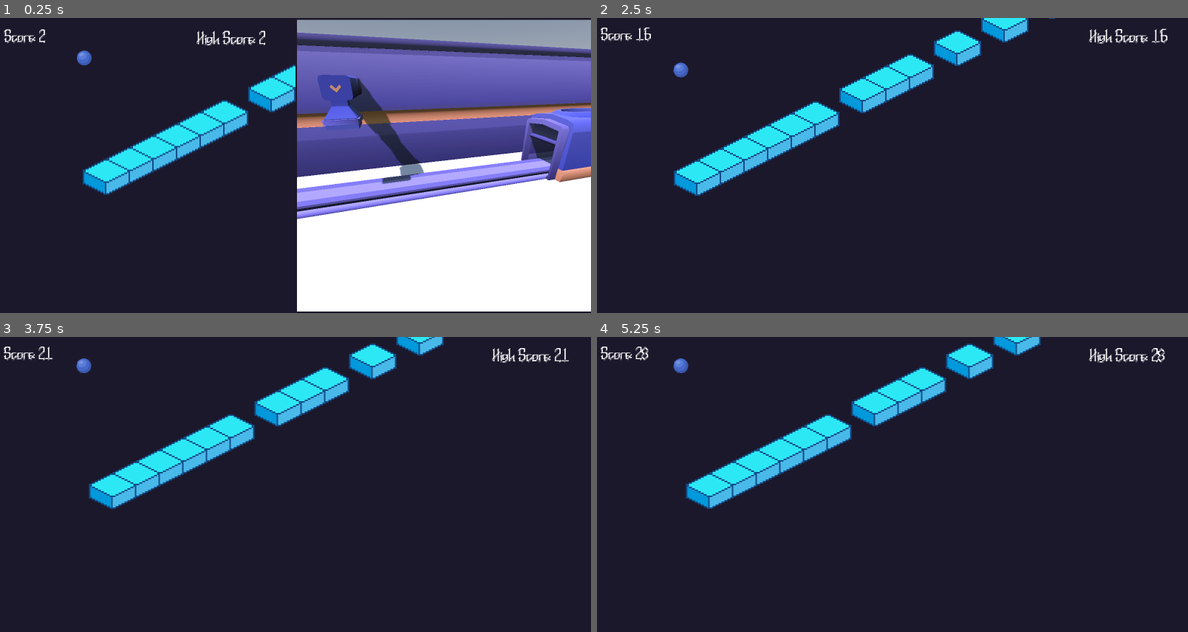
Above: before the commit, frames 1-4 (two rows, left to right).
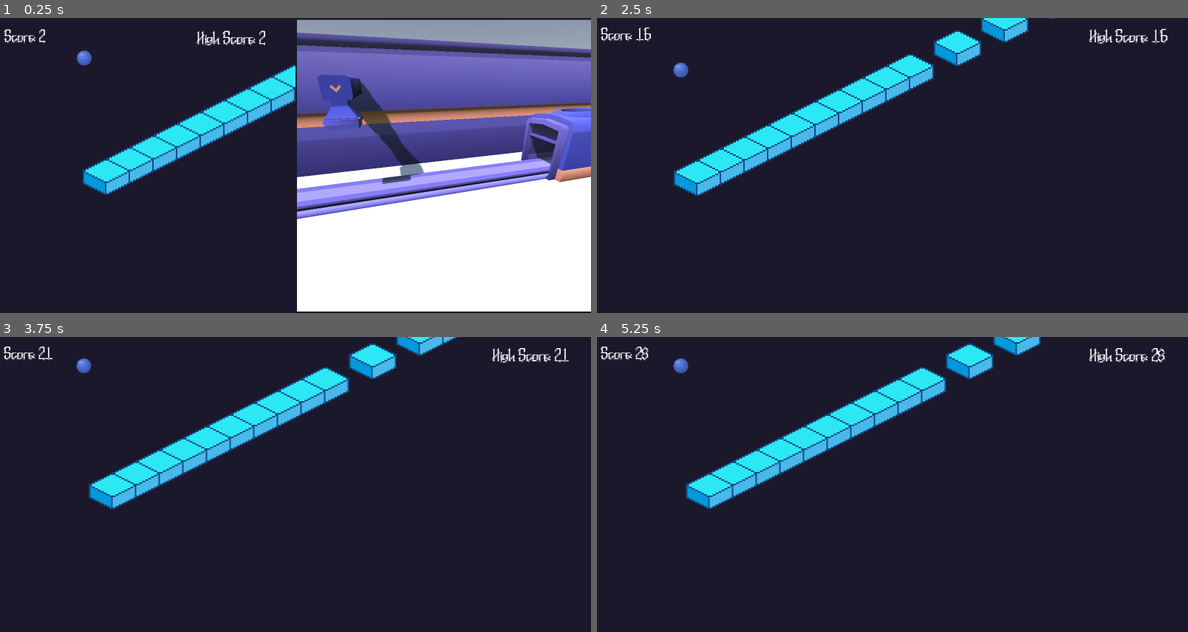
Above: after the commit, the same moments.

Repository: ofknee/tap-tap-tap
Game: Godot game, scene res://scenes/root.tscn
Two runs of this game, one before a commit and one after it. Both use one fixed random seed, a clock stepped at 60 frames per second and the inputs below.
Inputs:
- Up to frame 1 (0.25 s): no input
- Up to frame 2 (2.5 s): tap Enter (ui_accept) at 0.5, 0.77, 1.52, 2 s; hold Right (RIGHT) 0.53-1.28 s; tap Shift (SWITCH) at 0.6, 1.35, 2.1 s; hold A (LEFT) 1.28-2.03 s; hold Right (RIGHT) from 2.03 s (still down)
- Up to frame 3 (3.75 s): tap Shift (SWITCH) at 2.85, 3.6 s; tap Enter (ui_accept) at 3.02, 3.5 s; release Right (RIGHT) at 3.53 s; hold A (LEFT) from 3.53 s (still down)
- Up to frame 4 (5.25 s): keep holding A (LEFT); tap Enter (ui_accept) at 3.77, 4.52, 5 s; tap Shift (SWITCH) at 4.35, 5.1 s

The runs differ from the first frame. In frame 1, 0.5% of the frame differs, in the area x 38-46%, y 23-36%; in frame 2, 0.5%; in frame 3, 0.5%, in the area x 39-78%, y 0-35%; in frame 4, 0.5%.

Commit message:
tweak yellow button & generation

Diff:
--- a/project.godot
+++ b/project.godot
@@ -27,6 +27,10 @@
 window/size/mode=1
 window/stretch/mode="viewport"
 window/stretch/aspect="expand"
+
+[editor_plugins]
+
+enabled=PackedStringArray("res://addons/godot_super-wakatime/plugin.cfg")
 
 [file_customization]
 
--- a/scenes/factory/factory.tscn
+++ b/scenes/factory/factory.tscn
@@ -111,7 +111,7 @@
 yellow_button = ExtResource("8_vv6eg")
 
 [node name="Spawnpoint" type="Marker3D" parent="Structure/ConveyerSpawner" unique_id=1631144658]
-transform = Transform3D(0.9999984, 0, 0, 0, 1, 0, 0, 0, 0.9999998, 1.449, 0.14, 0.006)
+transform = Transform3D(0.99999833, 0, 0, 0, 1, 0, 0, 0, 0.9999998, -0.06850982, 0.13999999, 0.0059999824)
 
 [node name="Floor" type="StaticBody3D" parent="Structure" unique_id=1081535746]
 
--- a/scenes/factory/spawnables/yellow_button.gd
+++ b/scenes/factory/spawnables/yellow_button.gd
@@ -1,7 +1,7 @@
 extends RigidBody3D
 
-var speed = Global.speed/70
-@onready var top : CollisionShape3D = $CollisionShape3D2
+var speed = Global.speed/90
+@onready var top : CollisionShape3D = $Top
 
 # Called when the node enters the scene tree for the first time.
 func _ready() -> void:
--- a/scenes/factory/spawnables/yellow_button.tscn
+++ b/scenes/factory/spawnables/yellow_button.tscn
@@ -5,6 +5,9 @@
 
 [sub_resource type="ConvexPolygonShape3D" id="ConvexPolygonShape3D_h7vt5"]
 points = PackedVector3Array(0.14118272, 0.15278967, 0.15879832, -0.184122, 0.09682539, -0.20317459, -0.20317459, 0.0968 …(1057 unchanged characters)…
+
+[sub_resource type="ConvexPolygonShape3D" id="ConvexPolygonShape3D_jxtu7"]
+points = PackedVector3Array(0.23015252, 0.10712655, 0.23015252, -0.19163668, 6.938894e-18, -0.23587476, -0.23587476, 0, -0.19163668, -0.20633678, 0.10712655, -0.25396827, -0.25396827, 0.10712655, 0.20633678, 0.19163668, 0, 0.23587476, 0.24828257, 0.05932949, -0.20171742, -0.19163668, -6.938894e-18, 0.23587476, 0.19163668, 0, -0.23587476, 0.20633678, 0.10712655, -0.25396827, -0.20633678, 0.10712655, 0.25396827, 0.23587476, 0, 0.19163668, -0.25396827, 0.10712655, -0.20633678, -0.23587476, -6.938894e-18, 0.19163668, 0.25396827, 0.10713743, 0.20628707, 0.20633678, 0.10712655, 0.25396827, 0.23587476, -6.938894e-18, -0.19163668, 0.25396827, 0.10713743, -0.20628707, 0.24828257, 0.051590025, 0.20171742)
 
 [sub_resource type="StandardMaterial3D" id="StandardMaterial3D_qk6yq"]
 resource_name = "colormap"
@@ -80,9 +83,6 @@
 blend_shape_mode = 0
 shadow_mesh = SubResource("ArrayMesh_x0l53")
 
-[sub_resource type="ConvexPolygonShape3D" id="ConvexPolygonShape3D_jxtu7"]
-points = PackedVector3Array(0.23015252, 0.10712655, 0.23015252, -0.19163668, 6.938894e-18, -0.23587476, -0.23587476, 0, -0.19163668, -0.20633678, 0.10712655, -0.25396827, -0.25396827, 0.10712655, 0.20633678, 0.19163668, 0, 0.23587476, 0.24828257, 0.05932949, -0.20171742, -0.19163668, -6.938894e-18, 0.23587476, 0.19163668, 0, -0.23587476, 0.20633678, 0.10712655, -0.25396827, -0.20633678, 0.10712655, 0.25396827, 0.23587476, 0, 0.19163668, -0.25396827, 0.10712655, -0.20633678, -0.23587476, -6.938894e-18, 0.19163668, 0.25396827, 0.10713743, 0.20628707, 0.20633678, 0.10712655, 0.25396827, 0.23587476, -6.938894e-18, -0.19163668, 0.25396827, 0.10713743, -0.20628707, 0.24828257, 0.051590025, 0.20171742)
-
 [sub_resource type="Animation" id="Animation_qq4k8"]
 resource_name = "toggle"
 length = 0.5
@@ -151,19 +151,22 @@
 max_contacts_reported = 1
 script = ExtResource("2_h7vt5")
 
-[node name="CollisionShape3D2" type="CollisionShape3D" parent="." unique_id=921904072]
+[node name="Top" type="CollisionShape3D" parent="." unique_id=921904072]
+transform = Transform3D(0.8, 0, 0, 0, 0.8, 0, 0, 0, 0.8, 0, 0, 0)
 shape = SubResource("ConvexPolygonShape3D_h7vt5")
 debug_color = Color(0.7172452, 0.45532227, 0.4358421, 0.41960785)
 
+[node name="Base" type="CollisionShape3D" parent="." unique_id=410328254]
+transform = Transform3D(0.8, 0, 0, 0, 0.8, 0, 0, 0, 0.8, 0, 0, 0)
+shape = SubResource("ConvexPolygonShape3D_jxtu7")
+
 [node name="button-floor-square-small" type="MeshInstance3D" parent="." unique_id=1794528445]
+transform = Transform3D(0.8, 0, 0, 0, 0.8, 0, 0, 0, 0.8, 0, 0, 0)
 mesh = SubResource("ArrayMesh_lxs7o")
 
 [node name="button" type="MeshInstance3D" parent="button-floor-square-small" unique_id=239144480]
 mesh = SubResource("ArrayMesh_kbw32")
 
-[node name="CollisionShape3D" type="CollisionShape3D" parent="." unique_id=410328254]
-shape = SubResource("ConvexPolygonShape3D_jxtu7")
-
 [node name="AnimationPlayer" type="AnimationPlayer" parent="." unique_id=1169510829]
 libraries/ = SubResource("AnimationLibrary_ads8e")
 
--- a/scenes/important/global.gd
+++ b/scenes/important/global.gd
@@ -1,6 +1,6 @@
 extends Node
 signal generation_updated(new_generation: Array)
-var generation: Array = [0,0,0,0,0]: ##starting money
+var generation: Array = [0,0,0,0,0,0,0,0,0,0]: ##starting money
 	set(new_generation):
 		generation = new_generation
 		generation_updated.emit(generation)
--- a/scenes/iso/jump_strip.gd
+++ b/scenes/iso/jump_strip.gd
@@ -6,7 +6,9 @@
 var generation = Global.generation
 
 func _ready() -> void:
+	generation = [0,0,0,0,0,0,0,0,0,0]
 	SignalBus.spawn_new.connect(spawn_tile)
+
 
 	for i in range(10):
 		if generation[-1] == 0:
@@ -39,7 +41,7 @@
 				generation.append(randi_range(0,1))
 			else:
 				generation.append(0)
-				SignalBus.spawn_new.emit(generation[-1])
+
 			SignalBus.spawn_new.emit(generation[-1])
 
 func spawn_tile(type:int) -> void:
Not shown, changed: .DS_Store
Not shown, added: scenes/.DS_Store
Not shown, added: scenes/factory/.DS_Store
